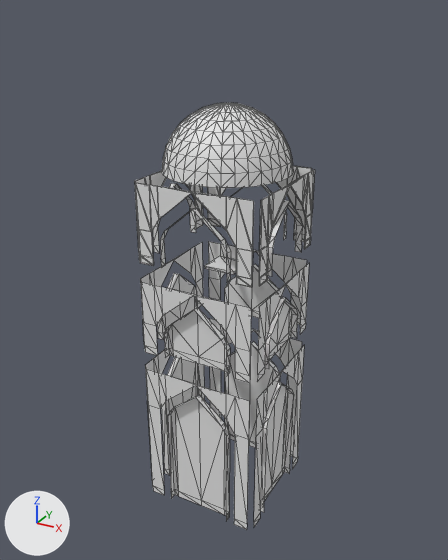
An edit to the COLLADA model art/meshes/props/structural/sasanids/defense_tower_struct.dae, drawn before and after from the same camera.
Before and after are seen from a 50 mm lens placed at (12.1, -22.2, 22.3), pointed at (-0.1, 0.1, 11.2). Arrows for +X, +Y and +Z are at lower left; the lights stay in place. The picture after the commit comes second. Mesh edges are drawn as thin lines.

The first picture shows 'arsa_defense_tower_struct'.
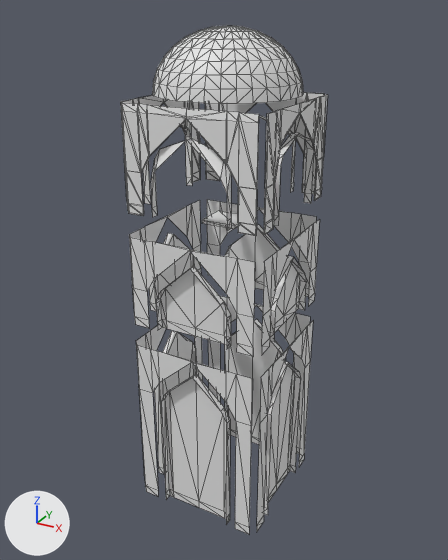
Changed parts and their boxes (x1, y1, x2, y2) in the pictures (448 x 560 px; the box of a moved part takes in the faces that stretch with it):
'arsa_defense_tower_struct', reshaped, rescaled (14% wider, 19% taller)
    before: (134, 103, 315, 530)
    after: (120, 26, 327, 534)
part 1 of me_arsa_defense_tower_struct, moved or reshaped
    before: (162, 103, 293, 188)
    after: (152, 26, 303, 104)
part 2 of me_arsa_defense_tower_struct, moved or reshaped
    before: (134, 166, 315, 269)
    after: (120, 92, 327, 216)

Diff of the bpy script that builds the scene:
```diff
--- a/art/meshes/props/structural/sasanids/defense_tower_struct.dae.py
+++ b/art/meshes/props/structural/sasanids/defense_tower_struct.dae.py
@@ me_arsa_defense_tower_struct @@
 # used by ob_arsa_defense_tower_struct; location = (0.0, 0.0, 0.0)
-me_arsa_defense_tower_struct.from_pydata(...)  # 881 vertices, 1296 faces; spans x -2.8..2.9, y -2.8..2.9, z 0.3..18.9
+me_arsa_defense_tower_struct.from_pydata(...)  # 881 vertices, 1296 faces; spans x -2.8..2.9, y -2.8..2.9, z 0.3..18.5
+# me_arsa_defense_tower_struct part 1: the loose piece of 257 vertices spanning x -2.7..2.7, y -2.6..2.8, z 16.2..18.9 is scaled about its middle by (1, 1, 0.778), then moved by (0.0, 0.0, -0.1)
+# me_arsa_defense_tower_struct part 2: 81 of the vertices in x -2.8..2.9, y -2.7..2.9, z 13.7..16.0 are scaled about their middle by (1, 1, 0.778), then moved by (0.0, 0.0, 0.5)
@@ ob_arsa_defense_tower_struct @@
 ob_arsa_defense_tower_struct.location = (0.0, 0.0, 0.0)
+ob_arsa_defense_tower_struct.scale = (1.09, 1.09, 1.18)
```
